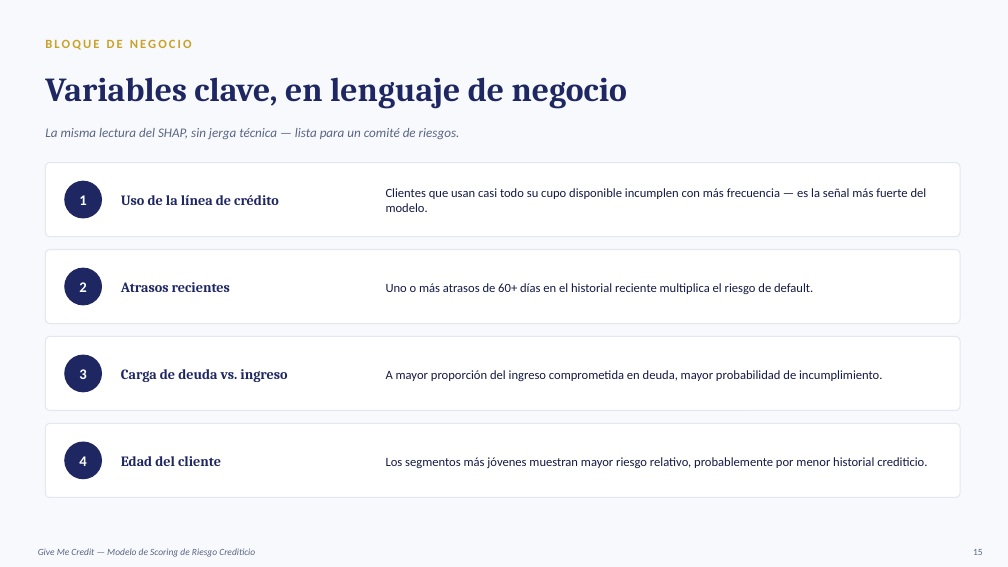
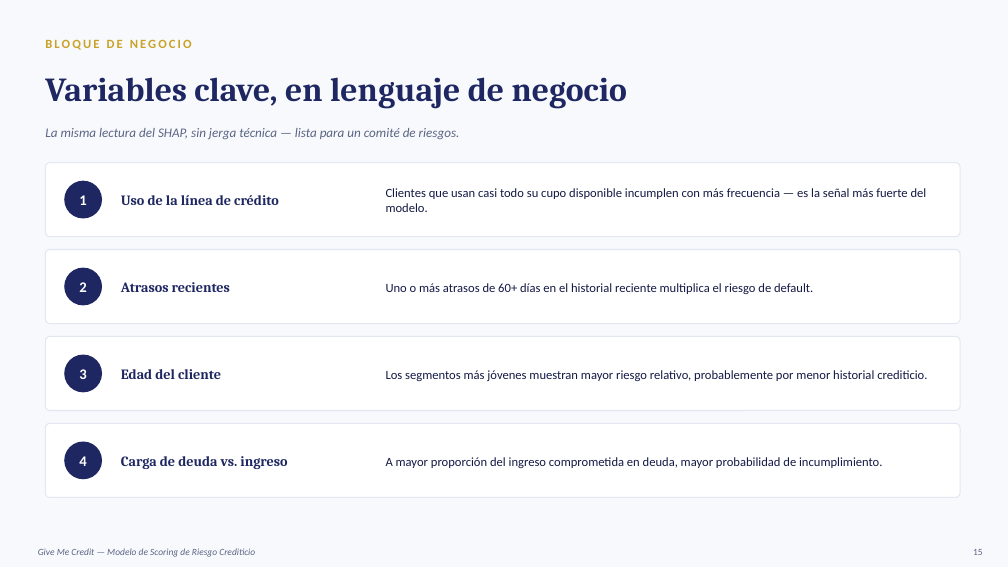
Before and after one commit to davidrodriguez2712/proyecto-riesgo-credito, a slide deck: slide 15 of presentacion/Resumen_Presentacion.pptx. Drawn at 1008x567 pixels with LibreOffice and Linux fonts; fonts in the diff are those of the drawing. Boxes give left, top, right and bottom in pixels: in the first picture for what was removed or moved away, otherwise in the second. Text is boxed around its words. In the diff, an @@ line names an element or a change of style, - is before the commit and + after.

```diff
--- a/presentacion/Resumen_Presentacion.pptx
+++ b/presentacion/Resumen_Presentacion.pptx
@@ text at [121,369,221,379]: text changed @@
-Carga de deuda vs. ingreso
+Edad del cliente
@@ text at [386,370,927,381]: text changed @@
-A mayor proporción del ingreso comprometida en deuda, mayor probabilidad de incumplimiento.
+Los segmentos más jóvenes muestran mayor riesgo relativo, probablemente por menor historial crediticio.
@@ text at [121,456,287,469]: text changed @@
-Edad del cliente
+Carga de deuda vs. ingreso
@@ text at [386,457,882,468]: text changed @@
-Los segmentos más jóvenes muestran mayor riesgo relativo, probablemente por menor historial crediticio.
+A mayor proporción del ingreso comprometida en deuda, mayor probabilidad de incumplimiento.
```
Also in this commit, not shown: 6 other slides changed, 1 other file.
